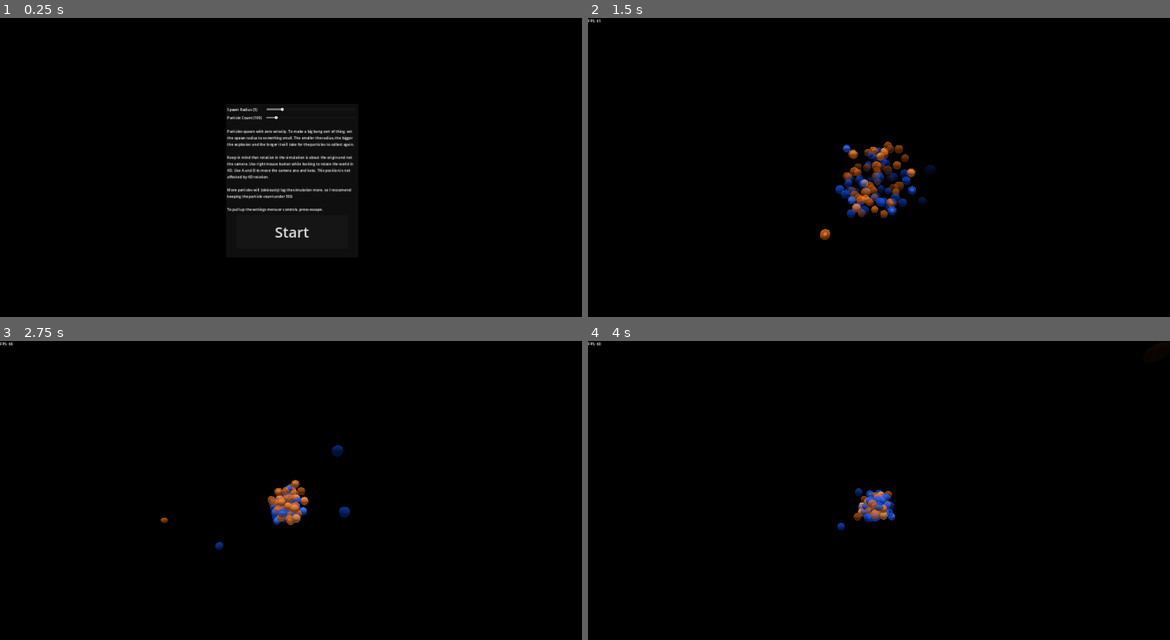
Above: before the commit, frames 1-4 (two rows, left to right).
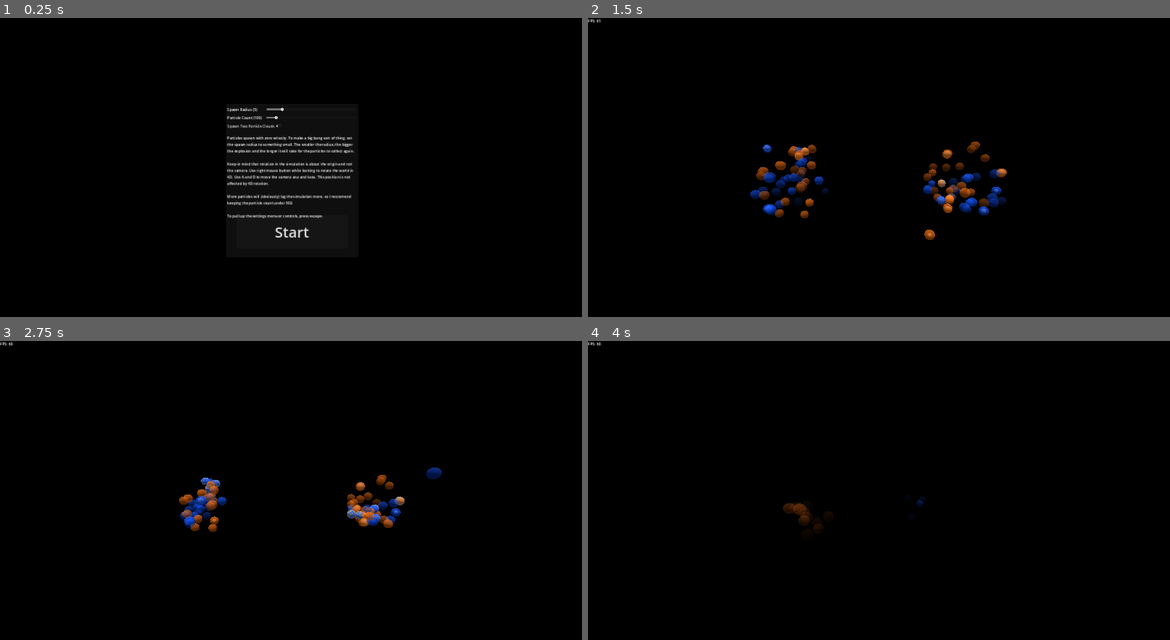
Above: after the commit, the same moments.

Repository: Z53-INCOMING/4D-Gravity-Simulator
Game: Godot game, scene res://world.tscn
Two runs of this game, one before a commit and one after it. Both use one fixed random seed, a clock stepped at 60 frames per second and the inputs below.
Inputs (mouse positions are in pixels of both pictures, inside the frame that each line leads up to):
- Up to frame 1 (0.25 s): no input
- Up to frame 2 (1.5 s): click (844, 125) at 0.5 s, where only the run after the commit has a clickable "Spawn Two Particle Clouds"; click "Start" at 1.25 s
- Up to frame 3 (2.75 s): move the mouse to (419, 487) at 2.02 s; hold Right mouse button (4d look) from 2.03 s (still down)
- Up to frame 4 (4 s): move the mouse to (762, 520) at 2.77 s; release Right mouse button (4d look) at 2.78 s; tap D (ana) at 2.85 s; move the mouse to (937, 433) at 3.52 s; hold Ctrl (control) from 3.53 s (still down)

The runs differ from the first frame. In frame 1, 2.1% of the frame differs, in the area x 39-61%, y 35-67%; in frame 2, 4.3%, in the area x 27-72%, y 41-75%; in frame 3, 2.5%; in frame 4, 0.9%.

Commit message:
Dual mass system

Diff:
--- a/world.gd
+++ b/world.gd
@@ -15,8 +15,14 @@
 @onready var menu = $UI/Pause
 
 func start():
-	for p in particles:
-		spawn_particle(get_point_in_hypersphere(spawn_radius))
+	if $UI/Panel/DualSpawn.pressed:
+		for p in floor(particles / 2.0):
+			spawn_particle(get_point_in_hypersphere(spawn_radius) + Vector4(spawn_radius * 2.0, 0, 0, 0))
+		for p in ceil(particles / 2.0):
+			spawn_particle(get_point_in_hypersphere(spawn_radius) - Vector4(spawn_radius * 2.0, 0, 0, 0))
+	else:
+		for p in particles:
+			spawn_particle(get_point_in_hypersphere(spawn_radius))
 
 func spawn_particle(location: Vector4):
 	var particle = particle_scene.instantiate()
--- a/world.tscn
+++ b/world.tscn
@@ -61,6 +61,7 @@
 value = 5.0
 
 [node name="Label2" type="Label" parent="UI/Panel"]
+layout_mode = 0
 offset_left = 5.0
 offset_top = 12.0
 offset_right = 122.0
@@ -78,6 +79,7 @@
 value = 100.0
 
 [node name="Label3" type="Label" parent="UI/Panel"]
+layout_mode = 0
 offset_left = 5.0
 offset_top = 48.0
 offset_right = 122.0
@@ -85,10 +87,11 @@
 text = "Particle Count (100)"
 
 [node name="Label4" type="Label" parent="UI/Panel"]
+layout_mode = 0
 offset_left = 5.0
-offset_top = 108.0
+offset_top = 137.0
 offset_right = 574.0
-offset_bottom = 157.0
+offset_bottom = 472.0
 text = "Particles spawn with zero velocity. To make a big bang sort of thing, set the spawn radius to something small. The smaller the radius, the bigger the explosion and the longer it will take for the particles to collect again.
 
 Keep in mind that rotation in the simulation is about the origin and not the camera. Use right mouse button while looking to rotate the world in 4D. Use A and D to move the camera ana and kata. This position is not affected by 4D rotation.
@@ -97,6 +100,13 @@
 
 To pull up the settings menu or controls, press escape."
 autowrap_mode = 3
+
+[node name="DualSpawn" type="CheckButton" parent="UI/Panel"]
+layout_mode = 0
+offset_top = 81.0
+offset_right = 255.0
+offset_bottom = 112.0
+text = "Spawn Two Particle Clouds"
 
 [node name="Pause" type="Panel" parent="UI"]
 visible = false
@@ -145,6 +155,7 @@
 prefix = "Transparency Multiplier:"
 
 [node name="Controls" type="Label" parent="UI/Pause"]
+layout_mode = 0
 offset_left = 4.0
 offset_top = 127.0
 offset_right = 343.0
Not shown, changed: export_presets.cfg
